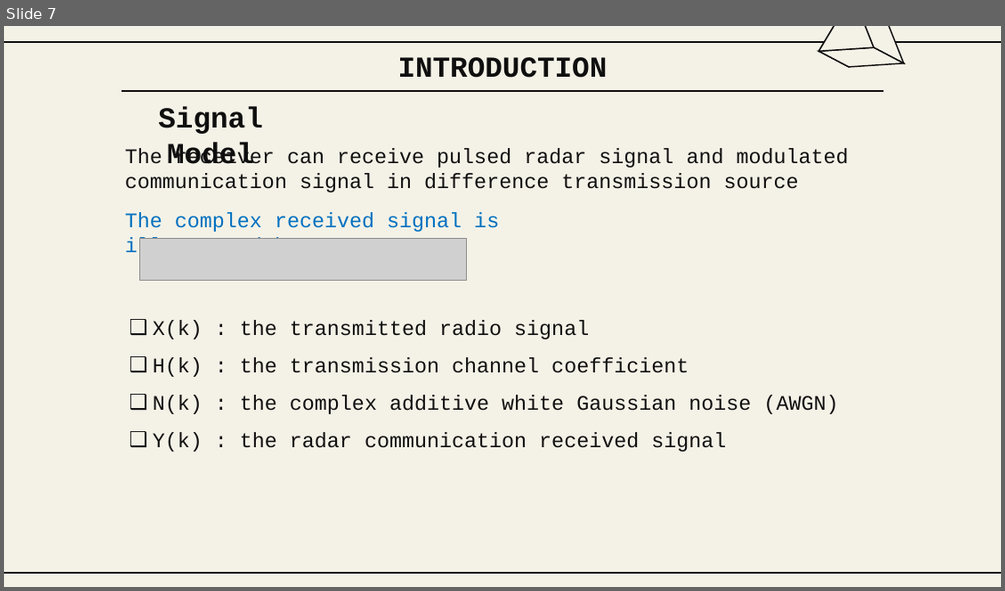
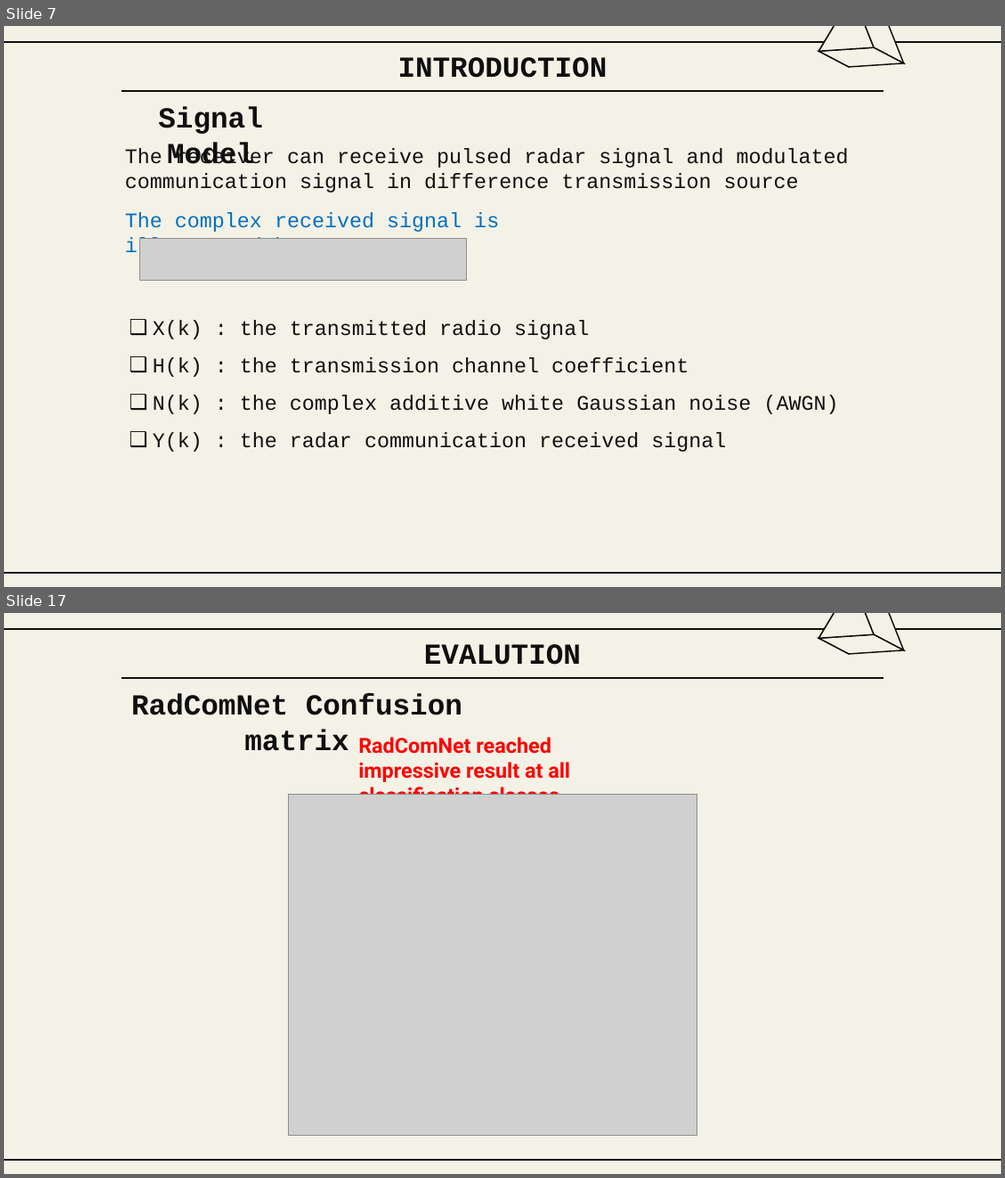
Before and after one commit to Winxkin/hcmute_master, a slide deck: semeter1/DSP/Final_HND.PPTX. Shown one above the other, each under a label of ours: slide 7 before the commit, slides 7 and 17 after it; the slides between them are not shown. The pictures are 1005x591 and 1005x1178 pixels, drawn with LibreOffice and Linux fonts; fonts in the diff are those of the drawing; grey boxes stand for pictures; background and template pictures are left out. Boxes give left, top, right and bottom in pixels: in the first picture for what was removed or moved away, otherwise in the second. Text is boxed around its words. In the diff, an @@ line names an element or a change of style, - is before the commit and + after.

```diff
--- a/semeter1/DSP/Final_HND.PPTX
+++ b/semeter1/DSP/Final_HND.PPTX
@@ slide 17 added at <box>4,613,1001,1174</box>, background #F4F2E7; not listed: 2 template elements that a slide beside it also shows @@
@@ group added at <box>819,613,905,654</box>: 4 freeform shapes @@
@@ title added at <box>424,644,581,665</box>, 28 pt, text #100F0F, bold @@
+EVALUTION
@@ line added from (121, 678) to (883, 678), #100F0F 1.5 pt @@
@@ text added at <box>131,694,462,751</box>, 28 pt, text #100F0F, bold @@
+RadComNet Confusion matrix
@@ text added at <box>358,737,570,795</box>, 20 pt, text #FF0000, bold @@
+RadComNet reached impressive result at all classification classes
@@ picture added at <box>289,794,697,1135</box> @@
@@ line added from (121, 1159) to (883, 1159), #100F0F 1.5 pt @@
```
Also in this commit, not shown: 2 slides changed, 16 other slides added, 2 other files.
